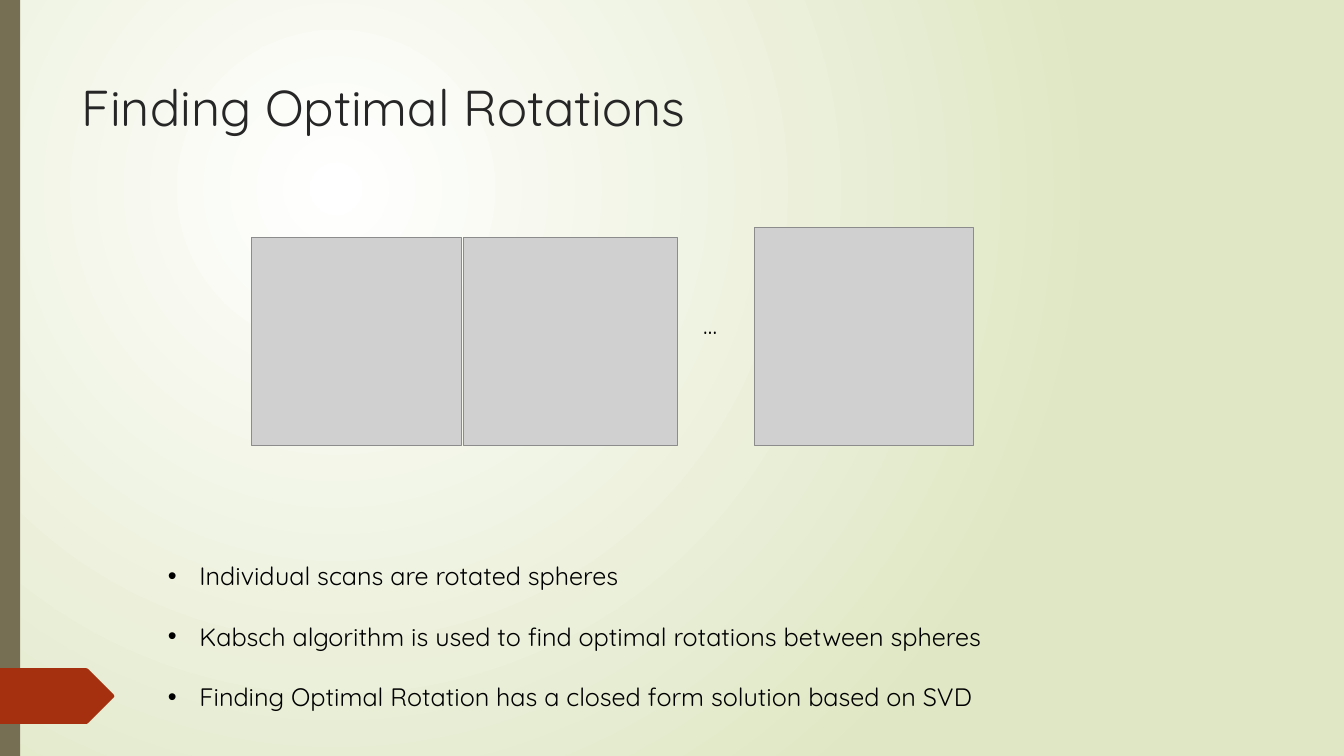
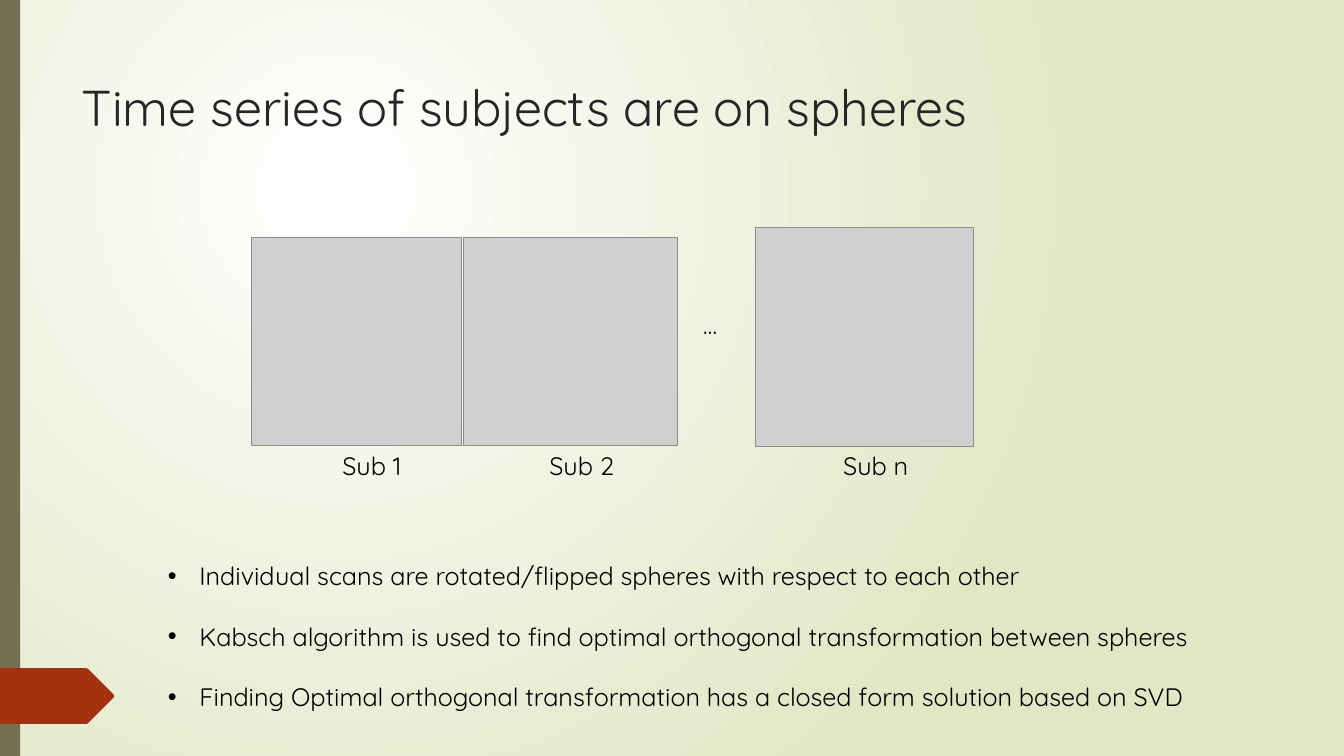
Before and after one commit to ajoshiusc/cortical_parcellation, a slide deck: slide 4 of docs/brain_sync.pptx. Drawn at 1344x756 pixels with LibreOffice and Linux fonts; fonts in the diff are those of the drawing; grey boxes stand for pictures. Boxes give left, top, right and bottom in pixels: in the first picture for what was removed or moved away, otherwise in the second. Text is boxed around its words. In the diff, an @@ line names an element or a change of style, - is before the commit and + after.

Commit message:
update 1

```diff
--- a/docs/brain_sync.pptx
+++ b/docs/brain_sync.pptx
@@ title at bbox=[82, 88, 968, 136]: text changed @@
-Finding Optimal Rotations
+Time series of subjects are on spheres
@@ text added at bbox=[342, 456, 401, 476], 18 pt, text #000000 @@
+Sub 1
@@ text added at bbox=[549, 456, 614, 476], 18 pt, text #000000 @@
+Sub 2
@@ text added at bbox=[843, 456, 909, 476], 18 pt, text #000000 @@
+Sub n
@@ text at bbox=[199, 565, 1187, 711]: text changed @@
-• Individual scans are rotated spheres
-• Kabsch algorithm is used to find optimal rotations between spheres
-• Finding Optimal Rotation has a closed form solution based on SVD
+• Individual scans are rotated/flipped spheres with respect to each other
+• Kabsch algorithm is used to find optimal orthogonal transformation between spheres
+• Finding Optimal orthogonal transformation has a closed form solution based on SVD
```
Also in this commit, not shown: 4 other slides changed, 5 slides added, 1 slide removed.
